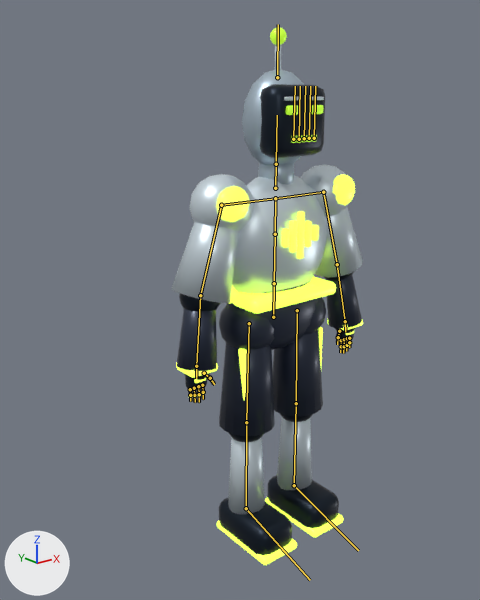
A saved change to the glTF model public/avatars/sonic/chrome-beat.glb.
Rendered twice from a camera (50 mm lens) standing at (-1.7, -1.91, 0.83) and looking at (-0.23, -0.07, 0.09). The axes (+X, +Y, +Z) are drawn at lower left. The lights are the same throughout. The first picture is the older version. The bones that change, and the others that lie on the model, are drawn over the model as lines.

Objects in the first picture: 'Chrome Beat Stage Suit'.
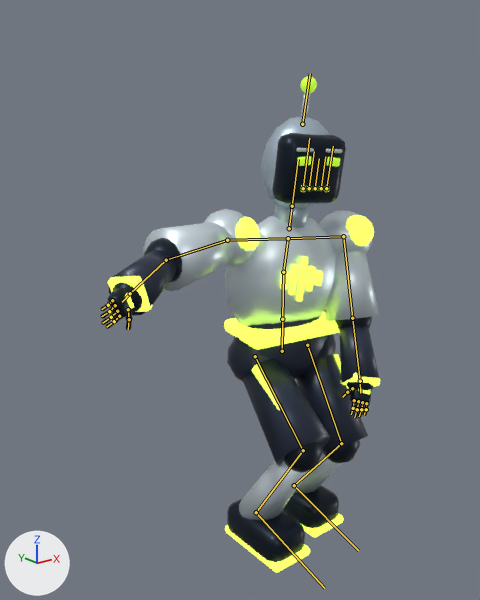
The newer file adds an action. The first version stands in its rest pose; the second is drawn at frame 72 of the action 'Dance_FrontmanDrive'.

The change in detail:
Bone 'Hips' (bone_hips) moves from (0.0, 0.0, 0.0) to (0.05, -0.16, 0.0).
Bone 'Hips' (bone_hips) turns from (0, 0, 0) to (0, -9, 0) degrees about its own x, y and z.
Bone 'Chest' (bone_chest) turns from (0, 0, 0) to (6, -5, -4) degrees about its own x, y and z.
Bone 'LeftArm' (bone_leftarm) turns from (0, 0, 0) to (-29, 0, 7) degrees about its own x, y and z.
Bone 'LeftForeArm' (bone_leftforearm) turns from (0, 0, 0) to (-12, 0, 0) degrees about its own x, y and z.
Bone 'LeftIndex1' (bone_leftindex1) turns from (0, 0, 0) to (11, 0, 0) degrees about its own x, y and z.
Bone 'LeftIndex2' (bone_leftindex2) turns from (0, 0, 0) to (15, 0, 0) degrees about its own x, y and z.
Bone 'LeftMiddle1' (bone_leftmiddle1) turns from (0, 0, 0) to (11, 0, 0) degrees about its own x, y and z.
Bone 'LeftMiddle2' (bone_leftmiddle2) turns from (0, 0, 0) to (16, 0, 0) degrees about its own x, y and z.
Bone 'LeftRing1' (bone_leftring1) turns from (0, 0, 0) to (12, 0, 0) degrees about its own x, y and z.
Bone 'LeftRing2' (bone_leftring2) turns from (0, 0, 0) to (17, 0, 0) degrees about its own x, y and z.
Bone 'LeftLittle1' (bone_leftlittle1) turns from (0, 0, 0) to (13, 0, 0) degrees about its own x, y and z.
Bone 'LeftThumb1' (bone_leftthumb1) turns from (0, 0, 0) to (11, 0, 3) degrees about its own x, y and z.
Bone 'LeftThumb2' (bone_leftthumb2) turns from (0, 0, 0) to (15, 0, 0) degrees about its own x, y and z.
Bone 'RightArm' (bone_rightarm) turns from (0, 0, 0) to (-11, 0, 72) degrees about its own x, y and z.
Bone 'RightForeArm' (bone_rightforearm) turns from (0, 0, 0) to (-12, 0, 0) degrees about its own x, y and z.
Bone 'RightIndex1' (bone_rightindex1) turns from (0, 0, 0) to (10, 0, 0) degrees about its own x, y and z.
Bone 'RightIndex2' (bone_rightindex2) turns from (0, 0, 0) to (14, 0, 0) degrees about its own x, y and z.
Bone 'RightMiddle1' (bone_rightmiddle1) turns from (0, 0, 0) to (10, 0, 0) degrees about its own x, y and z.
Bone 'RightMiddle2' (bone_rightmiddle2) turns from (0, 0, 0) to (14, 0, 0) degrees about its own x, y and z.
Bone 'RightRing1' (bone_rightring1) turns from (0, 0, 0) to (10, 0, 0) degrees about its own x, y and z.
Bone 'RightRing2' (bone_rightring2) turns from (0, 0, 0) to (14, 0, 0) degrees about its own x, y and z.
Bone 'RightLittle1' (bone_rightlittle1) turns from (0, 0, 0) to (10, 0, 0) degrees about its own x, y and z.
Bone 'RightThumb1' (bone_rightthumb1) turns from (0, 0, 0) to (11, 0, -3) degrees about its own x, y and z.
Bone 'LeftUpLeg' (bone_leftupleg) turns from (0, 0, 0) to (-33, -8, 3) degrees about its own x, y and z.
Bone 'LeftLeg' (bone_leftleg) turns from (0, 0, 0) to (72, -2, -2) degrees about its own x, y and z.
Bone 'LeftFoot' (bone_leftfoot) turns from (0, 0, 0) to (-39, 2, -2) degrees about its own x, y and z.
Bone 'RightUpLeg' (bone_rightupleg) turns from (0, 0, 0) to (-53, -6, 6) degrees about its own x, y and z.
Bone 'RightLeg' (bone_rightleg) turns from (0, 0, 0) to (81, -5, -1) degrees about its own x, y and z.
Bone 'RightFoot' (bone_rightfoot) turns from (0, 0, 0) to (-29, 8, -4) degrees about its own x, y and z.

Location of each change, [x1, y1, x2, y2] in pixels of the pictures (480 x 600 px):
'Chrome Beat Stage Suit', posed (46% wider, 8% shorter)
    before: [172, 27, 363, 565]
    after: [100, 76, 380, 573]
bone 'Hips', root to tip
    before: (273, 317) to (274, 286)
    after: (282, 351) to (282, 321)
bone 'Chest', root to tip
    before: (275, 234) to (275, 198)
    after: (283, 272) to (288, 238)
bone 'LeftArm', root to tip
    before: (323, 192) to (337, 264)
    after: (343, 236) to (352, 318)
bone 'LeftForeArm', root to tip
    before: (337, 264) to (345, 321)
    after: (352, 318) to (360, 381)
bone 'LeftIndex1', root to tip
    before: (341, 340) to (341, 346)
    after: (354, 400) to (353, 408)
bone 'LeftIndex2', root to tip
    before: (341, 346) to (340, 352)
    after: (353, 408) to (351, 414)
bone 'LeftMiddle1', root to tip
    before: (344, 339) to (344, 346)
    after: (358, 401) to (357, 409)
bone 'LeftMiddle2', root to tip
    before: (344, 346) to (343, 353)
    after: (357, 409) to (354, 417)
bone 'LeftRing1', root to tip
    before: (347, 338) to (347, 345)
    after: (362, 402) to (361, 409)
bone 'LeftRing2', root to tip
    before: (347, 345) to (346, 351)
    after: (361, 409) to (359, 416)
bone 'LeftLittle1', root to tip
    before: (349, 338) to (349, 342)
    after: (366, 403) to (366, 409)
bone 'LeftThumb1', root to tip
    before: (339, 331) to (338, 337)
    after: (352, 388) to (347, 392)
bone 'LeftThumb2', root to tip
    before: (338, 337) to (337, 344)
    after: (347, 392) to (342, 397)
bone 'RightArm', root to tip
    before: (221, 205) to (200, 295)
    after: (227, 240) to (166, 260)
bone 'RightForeArm', root to tip
    before: (200, 295) to (196, 366)
    after: (166, 260) to (130, 293)
bone 'RightIndex1', root to tip
    before: (202, 385) to (203, 392)
    after: (119, 316) to (114, 321)
bone 'RightIndex2', root to tip
    before: (203, 392) to (203, 399)
    after: (114, 321) to (106, 327)
bone 'RightMiddle1', root to tip
    before: (198, 386) to (199, 394)
    after: (117, 311) to (111, 317)
bone 'RightMiddle2', root to tip
    before: (199, 394) to (199, 402)
    after: (111, 317) to (102, 323)
bone 'RightRing1', root to tip
    before: (194, 388) to (194, 395)
    after: (115, 305) to (109, 311)
bone 'RightRing2', root to tip
    before: (194, 395) to (195, 402)
    after: (109, 311) to (101, 316)
bone 'RightLittle1', root to tip
    before: (190, 389) to (190, 395)
    after: (112, 300) to (108, 305)
bone 'RightThumb1', root to tip
    before: (204, 373) to (210, 378)
    after: (128, 309) to (129, 319)
bone 'LeftUpLeg', root to tip
    before: (297, 310) to (296, 403)
    after: (307, 345) to (341, 443)
bone 'LeftLeg', root to tip
    before: (296, 403) to (294, 485)
    after: (341, 443) to (294, 485)
bone 'RightUpLeg', root to tip
    before: (249, 323) to (246, 422)
    after: (255, 356) to (303, 450)
bone 'RightLeg', root to tip
    before: (246, 422) to (246, 508)
    after: (303, 450) to (256, 512)
bone 'RightFoot', root to tip
    before: (246, 508) to (310, 580)
    after: (256, 512) to (324, 588)
